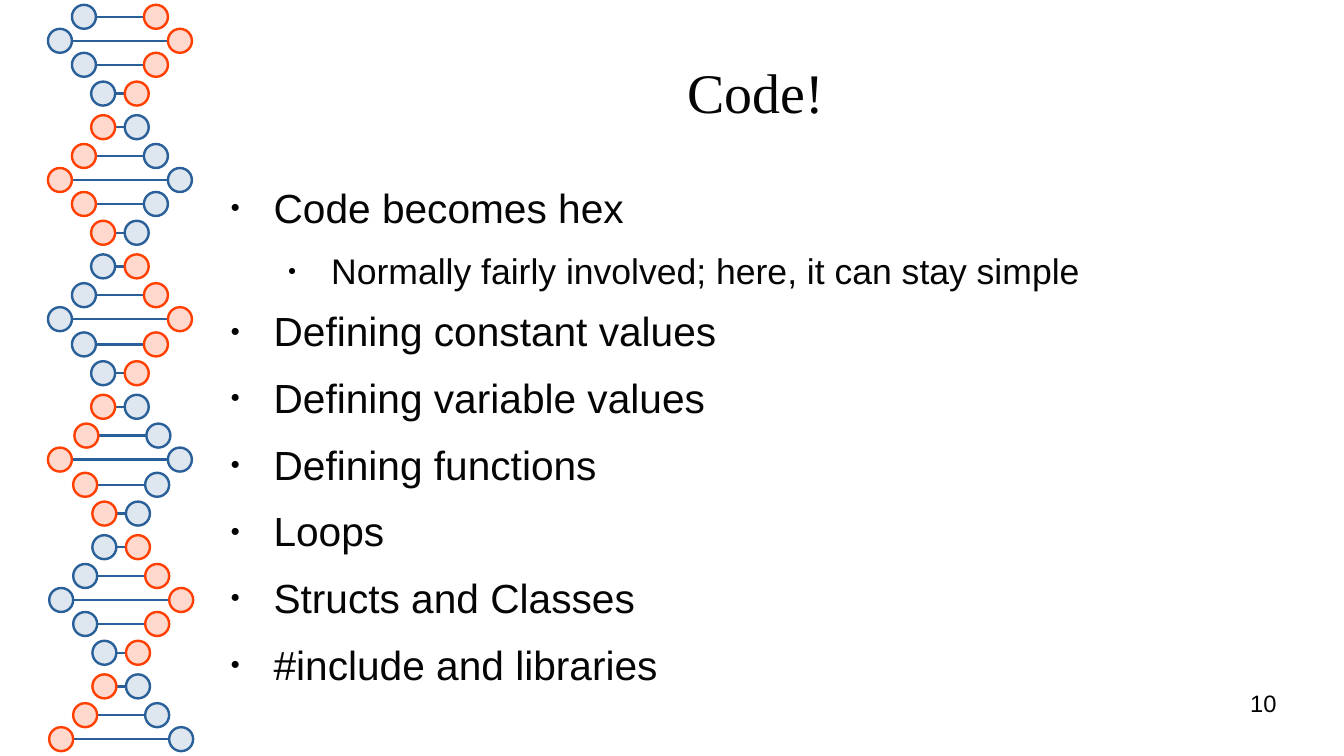
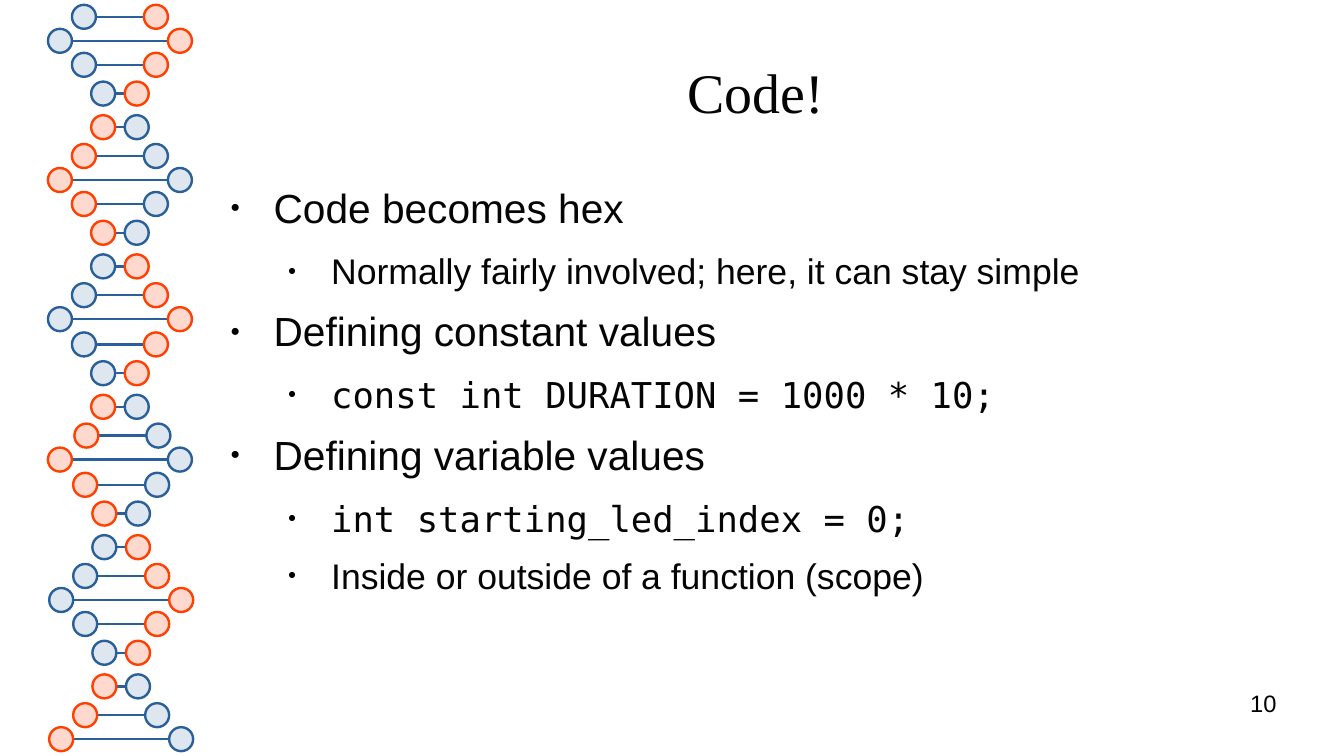
Before and after one commit to spacemeat/led_arts, a slide deck: slide 10 of elsky2025/preso.odp. Drawn at 1344x756 pixels with LibreOffice and Linux fonts; fonts in the diff are those of the drawing. Boxes give left, top, right and bottom in pixels: in the first picture for what was removed or moved away, otherwise in the second. Text is boxed around its words. In the diff, an @@ line names an element or a change of style, - is before the commit and + after.

Commit message:
More slides.

```diff
--- a/elsky2025/preso.odp
+++ b/elsky2025/preso.odp
@@ text at bbox=[331, 381, 995, 413]: paragraph added @@
+  ● const int DURATION = 1000 * 10;
@@ text at bbox=[331, 504, 924, 596]: text changed; size 24 to 21 pt @@
-● Defining functions
-● Loops
-● Structs and Classes
-● #include and libraries
+  ● int starting_led_index = 0;
+  ● Inside or outside of a function (scope)
```
Also in this commit, not shown: 2 slides added.
